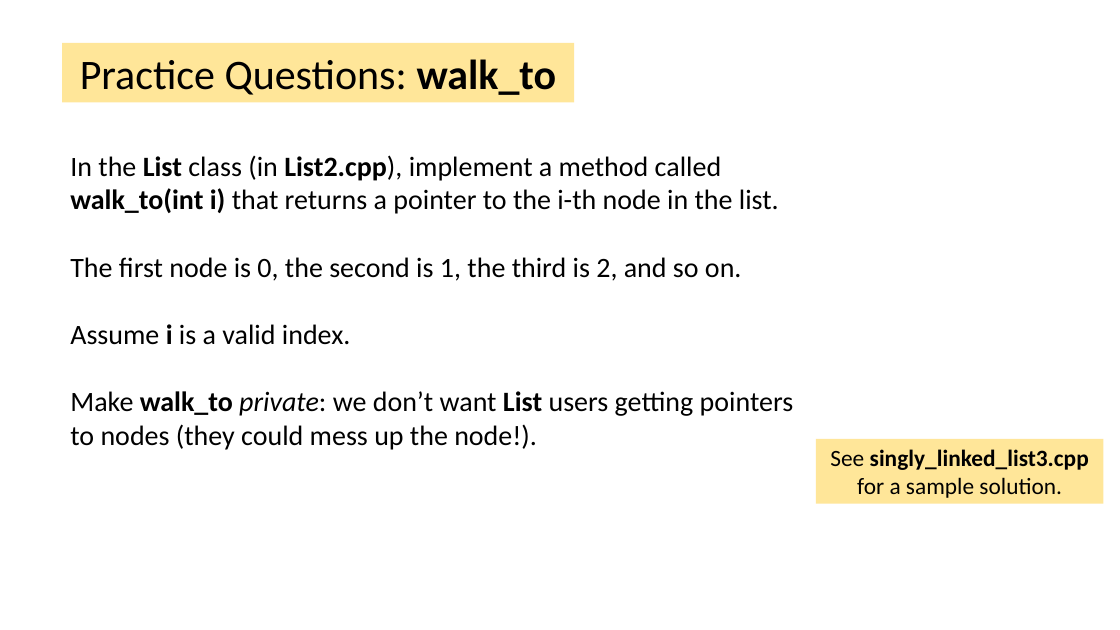
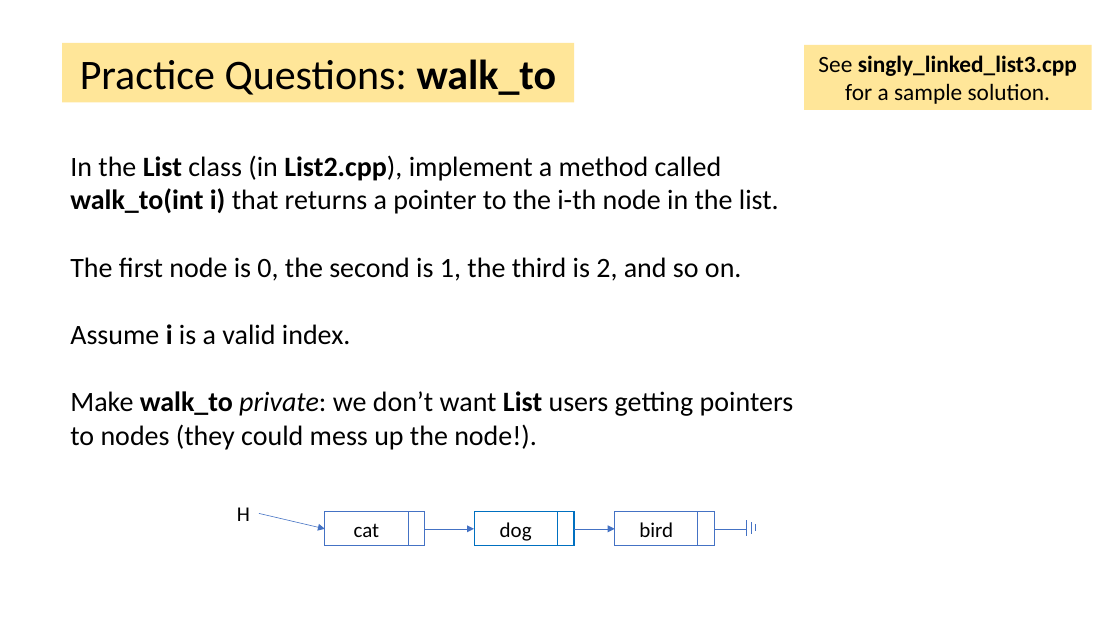
Before and after one commit to tjd1234/cmpt225fall2023, a slide deck: slide 3 of lecture_notes/week3/week3.pptx. Drawn at 1120x630 pixels with LibreOffice and Linux fonts; fonts in the diff are those of the drawing. Boxes give left, top, right and bottom in pixels: in the first picture for what was removed or moved away, otherwise in the second. Text is boxed around its words. In the diff, an @@ line names an element or a change of style, - is before the commit and + after.

```diff
--- a/lecture_notes/week3/week3.pptx
+++ b/lecture_notes/week3/week3.pptx
@@ rectangle "See singly_linked_list3.cpp for a sample ..." moved from (x1=816, y1=439, x2=1103, y2=503) to (x1=804, y1=45, x2=1091, y2=110) @@
@@ text added at (x1=237, y1=507, x2=250, y2=521), 18 pt, text #000000 @@
+H
@@ arrow added from (259, 513) to (325, 529), #4472C4 0.5 pt @@
@@ rectangle added at (x1=325, y1=512, x2=408, y2=545), outline #4472C4 0.75 pt, 18 pt, text #000000 @@
+cat
@@ rectangle added at (x1=408, y1=512, x2=425, y2=545), outline #4472C4 0.75 pt @@
@@ arrow added from (425, 529) to (474, 529), #4472C4 0.5 pt @@
@@ rectangle added at (x1=474, y1=512, x2=557, y2=545), outline #0070C0 0.75 pt, 18 pt, text #000000 @@
+dog
@@ rectangle added at (x1=557, y1=512, x2=574, y2=545), outline #0070C0 1 pt @@
@@ arrow added from (574, 529) to (615, 529), #4472C4 0.5 pt @@
@@ group added at (x1=615, y1=512, x2=751, y2=545): 3 lines, 2 rectangles @@
+bird
```
Also in this commit, not shown: 3 other slides changed, 6 slides added, 5 other files.
